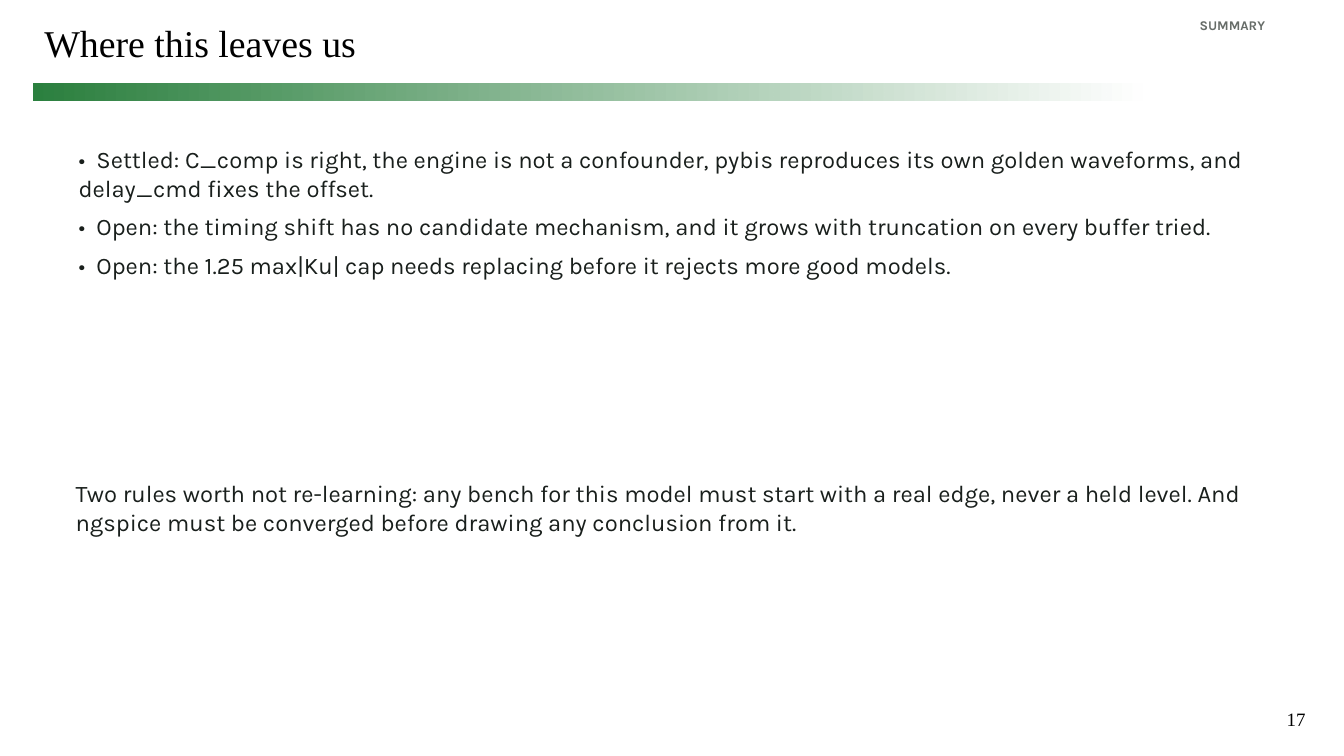
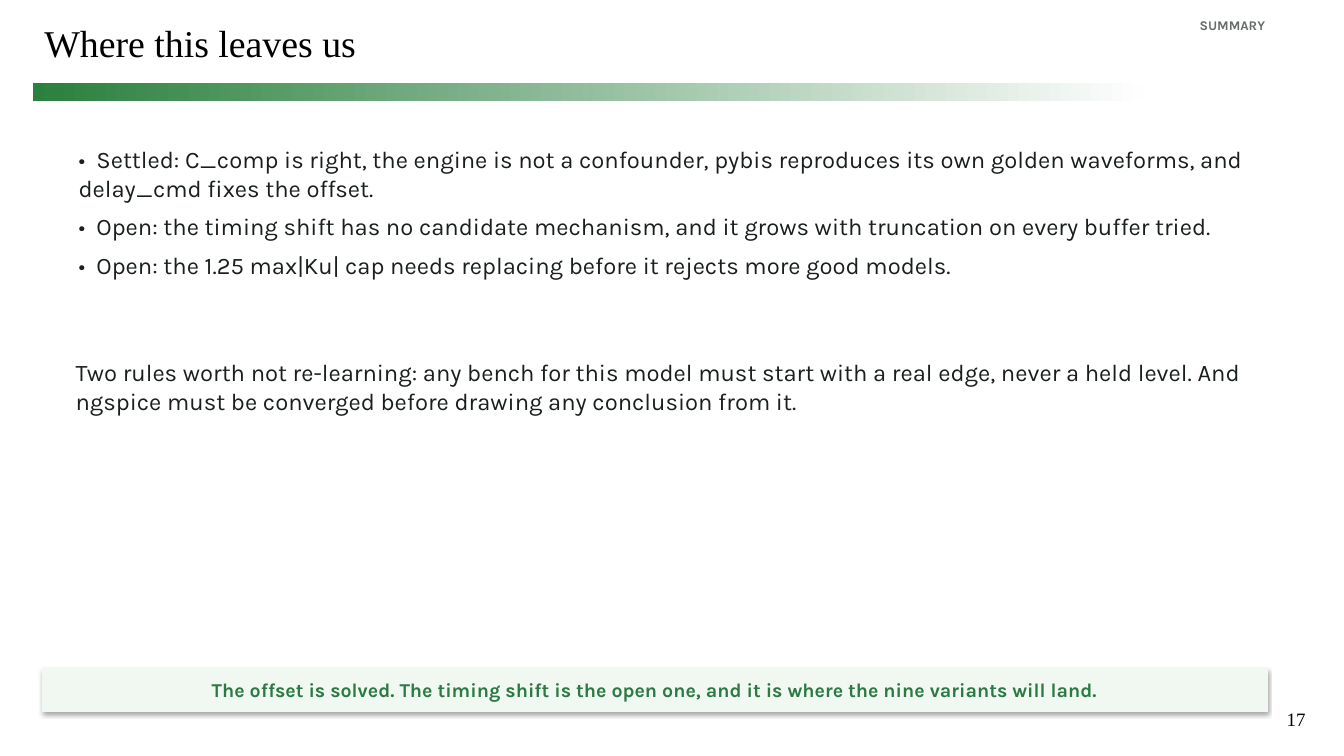
Before and after one commit to simon9721/ibis_comparison, a slide deck: slide 17 of results/meeting_deck_2026-09-04/ibis_pybis_status_2026-09-04.pptx. Drawn at 1344x756 pixels with LibreOffice and Linux fonts; fonts in the diff are those of the drawing. Boxes give left, top, right and bottom in pixels: in the first picture for what was removed or moved away, otherwise in the second. Text is boxed around its words. In the diff, an @@ line names an element or a change of style, - is before the commit and + after.

```diff
--- a/results/meeting_deck_2026-09-04/ibis_pybis_status_2026-09-04.pptx
+++ b/results/meeting_deck_2026-09-04/ibis_pybis_status_2026-09-04.pptx
@@ text "Two rules worth not re-learning: ...": place and size @@
-text "Two rules worth not re-learning: ..." at [76, 485, 1240, 537]
+text "Two rules worth not re-learning: ..." at [76, 364, 1240, 416]
@@ rectangle added at [42, 668, 1267, 712], fill #F1F8F2, outline #F1F8F2 0.75 pt, 14 pt, text #2B7A43, bold @@
+The offset is solved. The timing shift is the open one, and it is where the nine variants will land.
```
Also in this commit, not shown: 3 other slides changed, 5 other files.
